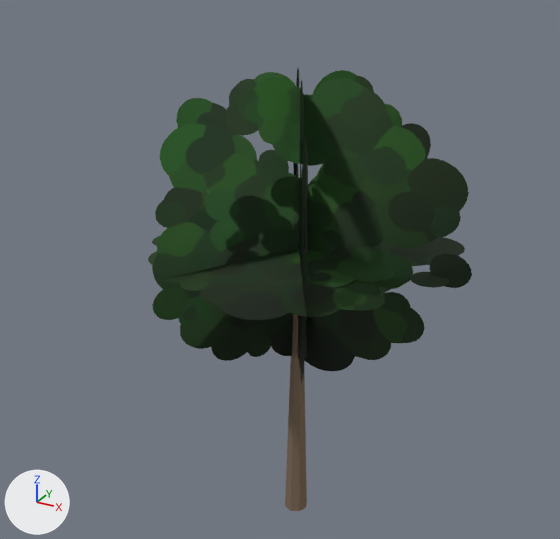
The glTF model content/props/tree/broadleaf_m.glb: old version first, new version second.
One viewpoint serves both versions: a camera (50 mm lens) standing at (6.44, -12.47, 11.95) and looking at (-0.48, 0.12, 5.65). The axes (+X, +Y, +Z) are drawn at lower left. The lights are the same throughout. The first picture is the older version. Vertices at exactly the same position are counted once.

The first picture shows 'broadleaf_m'.
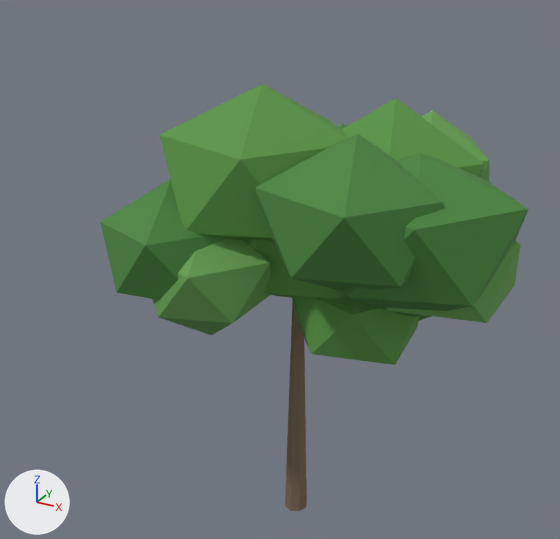
Location of each change, [x1, y1, x2, y2] in pixels of the pictures (560 x 539 px):
'broadleaf_m', reshaped: before [148, 67, 472, 511]; after [100, 84, 528, 511]

Edits to the bpy script that builds the scene:
```text
Add mat_tree_foliage_a:
    mat_tree_foliage_a = principled_material('tree_foliage_a')
    mat_tree_foliage_a.base_color = (0.1, 0.3, 0.06)  # green #599545
    mat_tree_foliage_a.roughness = 0.9
Add mat_tree_foliage_b:
    mat_tree_foliage_b = principled_material('tree_foliage_b')
    mat_tree_foliage_b.base_color = (0.14, 0.36, 0.09)  # green #69a255
    mat_tree_foliage_b.roughness = 0.9
Add mat_tree_foliage_c:
    mat_tree_foliage_c = principled_material('tree_foliage_c')
    mat_tree_foliage_c.base_color = (0.07, 0.24, 0.05)  # green #4b863f
    mat_tree_foliage_c.roughness = 0.9
Change me_broadleaf_m:
    used by ob_broadleaf_m; location = (0.0, 0.0, 0.0)
    remove me_broadleaf_m.from_pydata(...)  # 32 vertices, 30 faces; spans x -4.0..4.0, y -3.6..3.6, z 0.0..10.0
    add me_broadleaf_m.from_pydata(...)  # 220 vertices, 358 faces; spans x -3.01..4.25, y -3.16..3.86, z 0.0..9.48
    me_broadleaf_m part 1
    16 vertices are removed from x -4.0..4.0, y -3.6..3.6, z 3.2..10.0
    8 faces are deleted
    8 vertices move from x -0.09..0.09, y -0.09..0.09, z 5.7 to x -0.1..0.1, y -0.1..0.1, z 5.7
    204 vertices are added at x -3.01..4.25, y -3.16..3.86, z 3.3..9.48
    16 new faces join them, mat_tree_bark (brown #7c6955)
    120 new faces join them, mat_tree_foliage_a (green #599545)
    100 new faces join them, mat_tree_foliage_b (green #69a255)
    100 new faces join them, mat_tree_foliage_c (green #4b863f)
    remove me_broadleaf_m.materials.append(mat_tree_foliage_round)
    add me_broadleaf_m.materials.append(mat_tree_foliage_a)  # green #599545
    add me_broadleaf_m.materials.append(mat_tree_foliage_b)  # green #69a255
    add me_broadleaf_m.materials.append(mat_tree_foliage_c)  # green #4b863f
```
